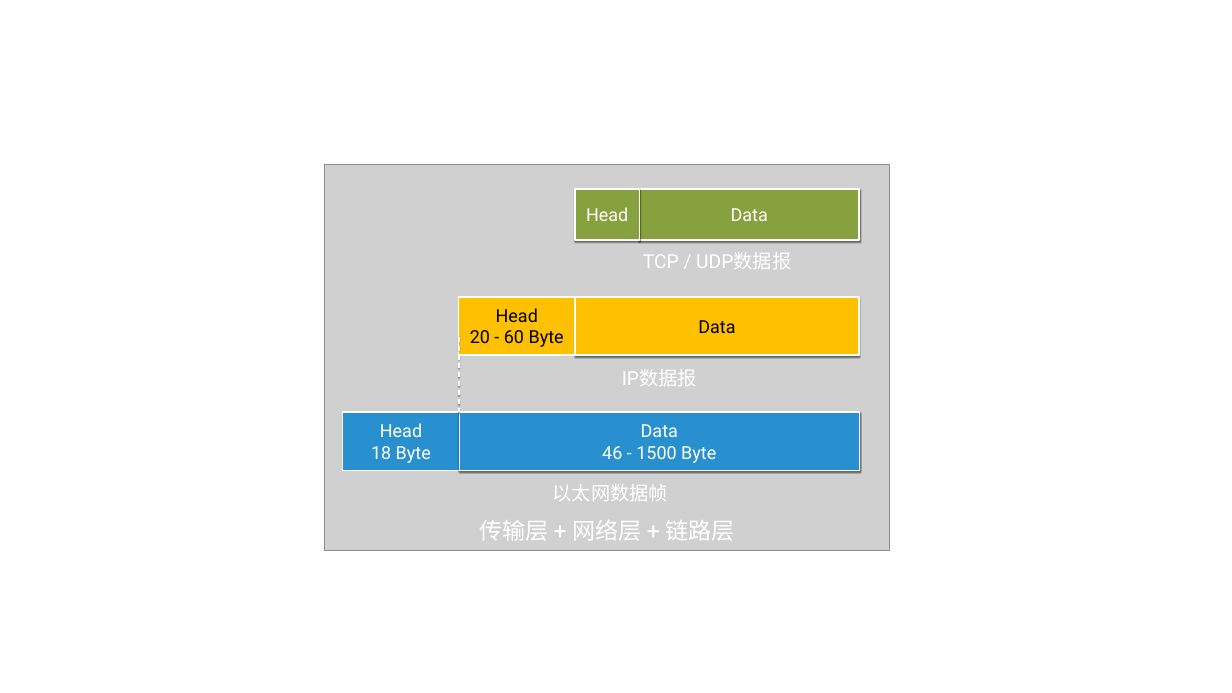
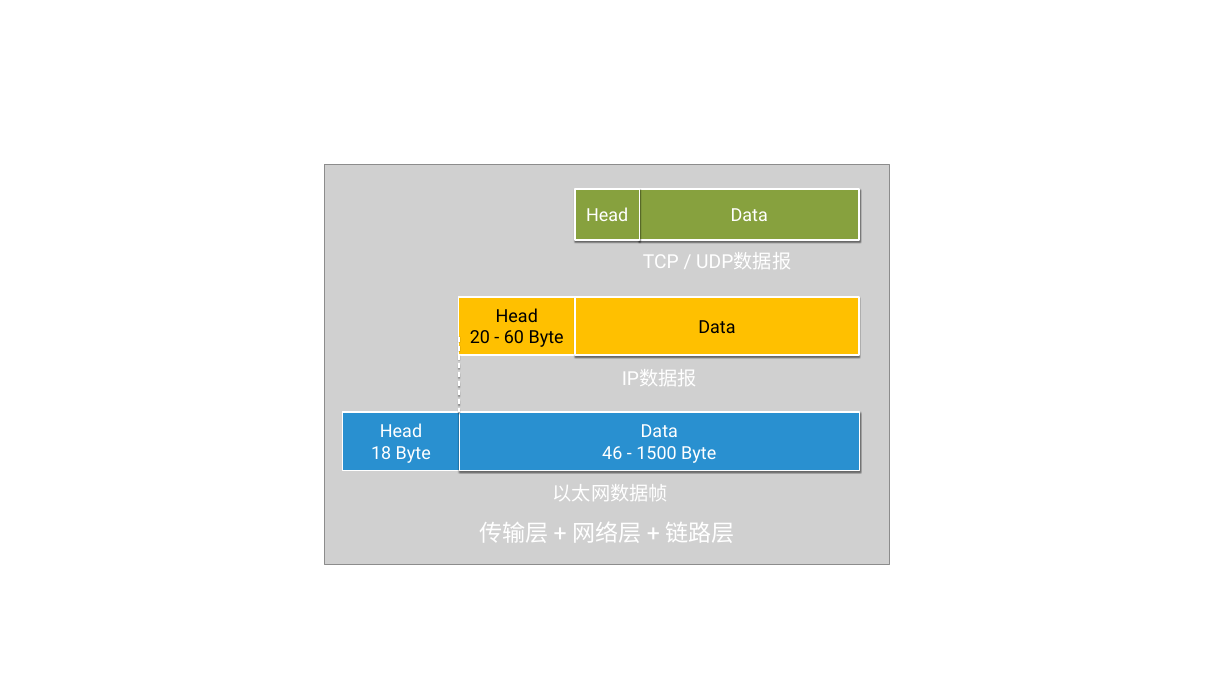
Before and after one commit to caison/java-knowledge-mind-map, a slide deck: slide 11 of 计算机网络/互联网协议/示意图.pptx. Drawn at 1232x693 pixels with LibreOffice and Linux fonts; fonts in the diff are those of the drawing; grey boxes stand for pictures; background and template pictures are left out. Boxes give left, top, right and bottom in pixels: in the first picture for what was removed or moved away, otherwise in the second. Text is boxed around its words. In the diff, an @@ line names an element or a change of style, - is before the commit and + after.

```diff
--- a/计算机网络/互联网协议/示意图.pptx
+++ b/计算机网络/互联网协议/示意图.pptx
@@ picture: place and size @@
-picture at <box>325,165,890,550</box>
+picture at <box>325,165,890,565</box>
@@ text "传输层 + 网络层 + 链路层" rewrapped from <box>469,516,751,546</box> to <box>479,522,735,542</box> @@
```
Also in this commit, not shown: 1 other slide changed, 6 other files.
